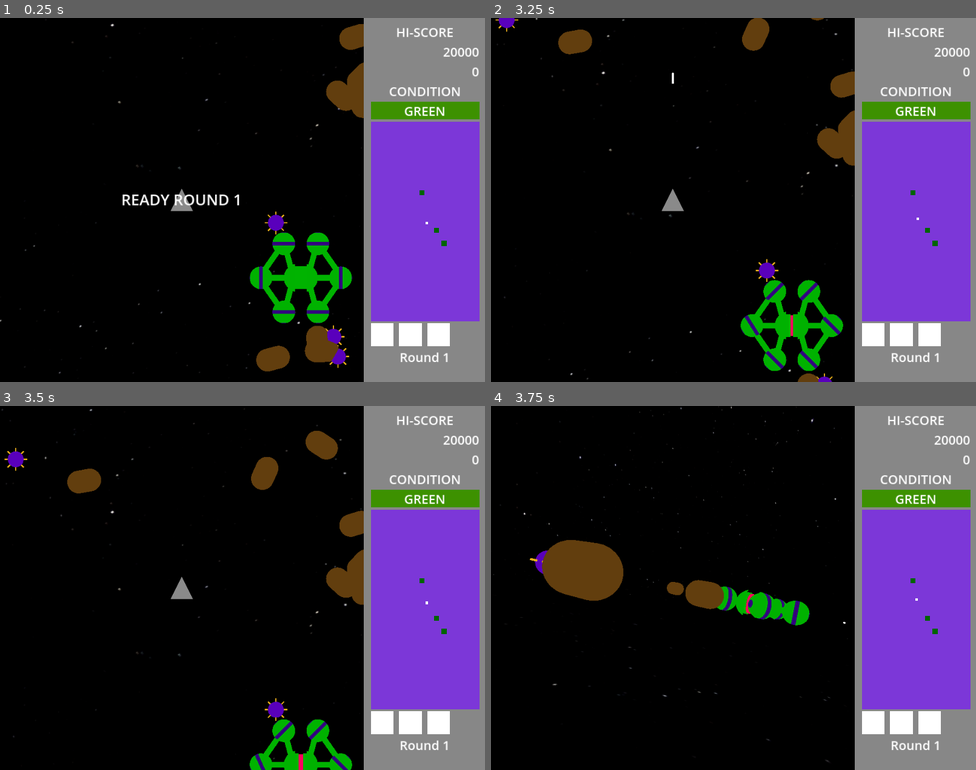
Above: before the commit, frames 1-4 (two rows, left to right).
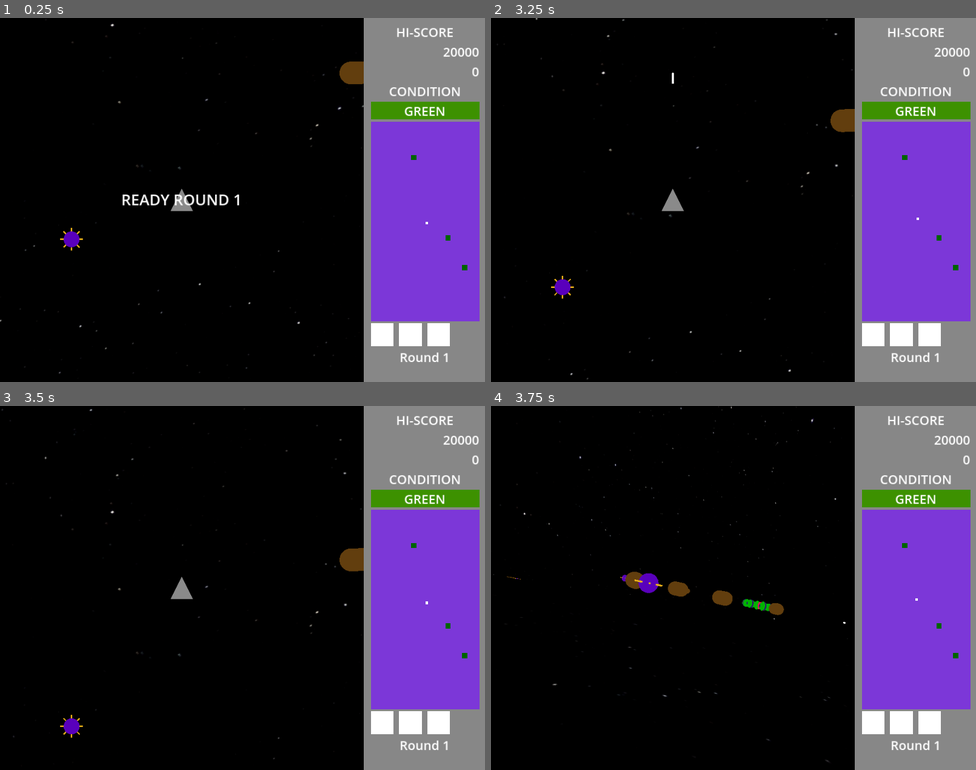
Above: after the commit, the same moments.

Repository: davis-trem/Bosconian3D
Game: Godot game, scene res://screens/game_play_screen.tscn
Two runs of this game, one before a commit and one after it. Both use one fixed random seed, a clock stepped at 60 frames per second and the inputs below.
Inputs:
- Up to frame 1 (0.25 s): no input
- Up to frame 2 (3.25 s): tap Enter (ui_accept) at 0.5, 0.77, 1.25, 1.52, 2, 2.75, 3.02 s; hold Right (ui_right) 0.53-1.28 s; hold Shift (toggle_camera) 0.53-1.28 s; hold Down (ui_down) 1.28-2.03 s; tap Shift (toggle_camera) at 1.35, 2.85 s; hold Right (ui_right) 2.03-2.78 s; hold Shift (toggle_camera) 2.03-2.78 s; hold Up (ui_up) from 2.78 s (still down)
- Up to frame 3 (3.5 s): keep holding Up (ui_up)
- Up to frame 4 (3.75 s): release Up (ui_up) at 3.53 s; hold Left (ui_left) from 3.53 s (still down); hold Shift (toggle_camera) from 3.53 s (still down)

The runs differ from the first frame. In frame 1, 4.8% of the frame differs, in the area x 12-97%, y 1-98%; in frame 2, 4.7%; in frame 3, 4.1%; in frame 4, 4.2%.

Commit message:
fix spawning

Diff:
--- a/client/scripts/util.gd
+++ b/client/scripts/util.gd
@@ -47,14 +47,14 @@
 
 
 static func generate_spawn_point(radius: float, avoidables: Array) -> Vector3:
-	var x = randf_range((-FIELD_WIDTH / 2) + radius, (FIELD_WIDTH / 2) - radius)
-	var z = randf_range((-FIELD_WIDTH / 2) + radius, (FIELD_WIDTH / 2) - radius)
+	var x = randf_range(-FIELD_WIDTH + radius, FIELD_WIDTH - radius)
+	var z = randf_range(-FIELD_WIDTH + radius, FIELD_WIDTH - radius)
 
 	while (-radius < x and x < radius) or avoidables.any(func (node): (
 		(node.global_position.x - radius < x and x < node.global_position.x + radius)
 		and (node.global_position.z - radius < z and z < node.global_position.z + radius)
 	)):
-		x = randf_range((-FIELD_WIDTH / 2) + radius, (FIELD_WIDTH / 2) - radius)
-		z = randf_range((-FIELD_HEIGHT / 2) + radius, (FIELD_HEIGHT / 2) - radius)
+		x = randf_range(-FIELD_WIDTH + radius, FIELD_WIDTH - radius)
+		z = randf_range(-FIELD_HEIGHT + radius, FIELD_HEIGHT - radius)
 
 	return Vector3(x, 0, z)
